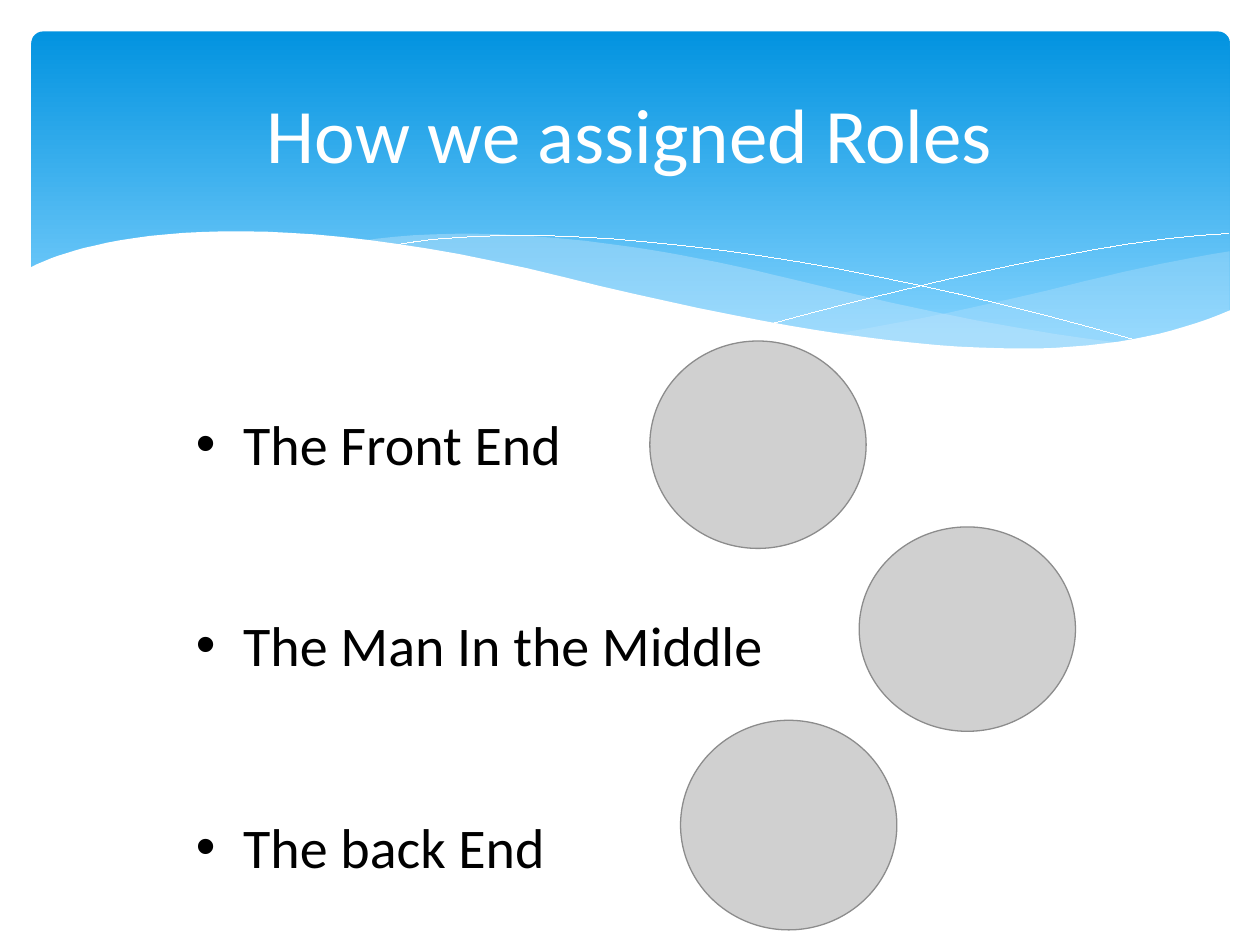
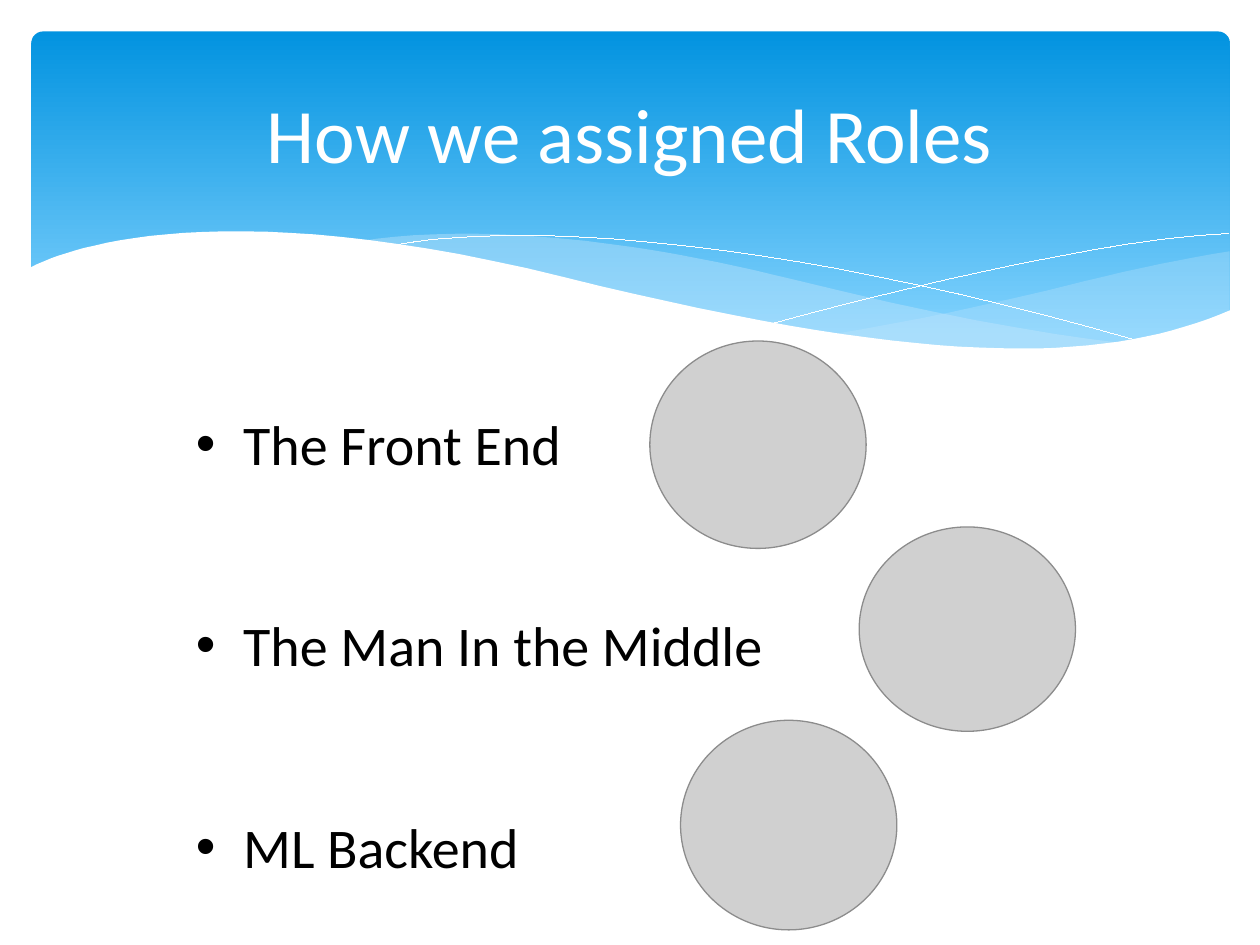
Before and after one commit to bahorn/ChinaProject, a slide deck: slide 5 of Group3 - Covendong.pptx. Drawn at 1260x945 pixels with LibreOffice and Linux fonts; fonts in the diff are those of the drawing; grey boxes stand for pictures. Boxes give left, top, right and bottom in pixels: in the first picture for what was removed or moved away, otherwise in the second. Text is boxed around its words. In the diff, an @@ line names an element or a change of style, - is before the commit and + after.

```diff
--- a/Group3 - Covendong.pptx
+++ b/Group3 - Covendong.pptx
@@ text at <box>243,829,518,869</box>: text changed @@
-• The back End
+• ML Backend
```
Also in this commit, not shown: 2 other slides changed, 1 slide added, 1 slide removed.
